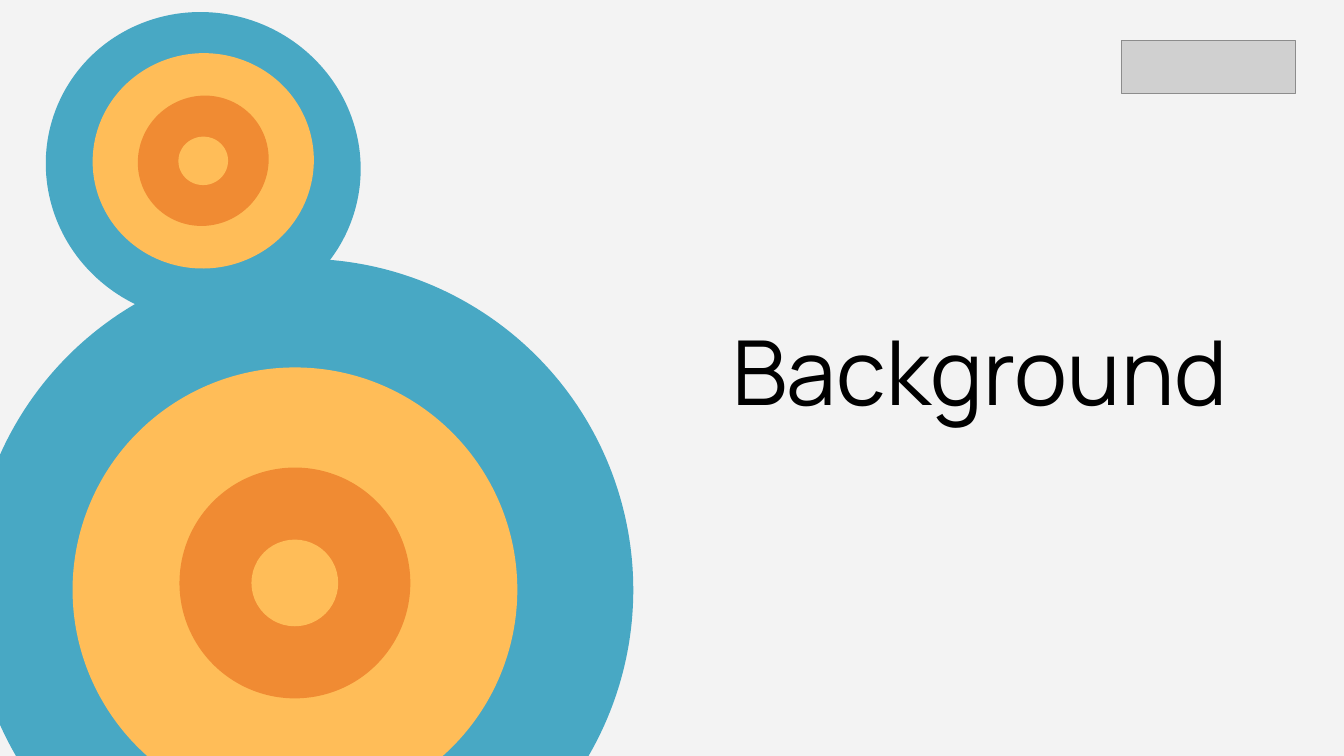
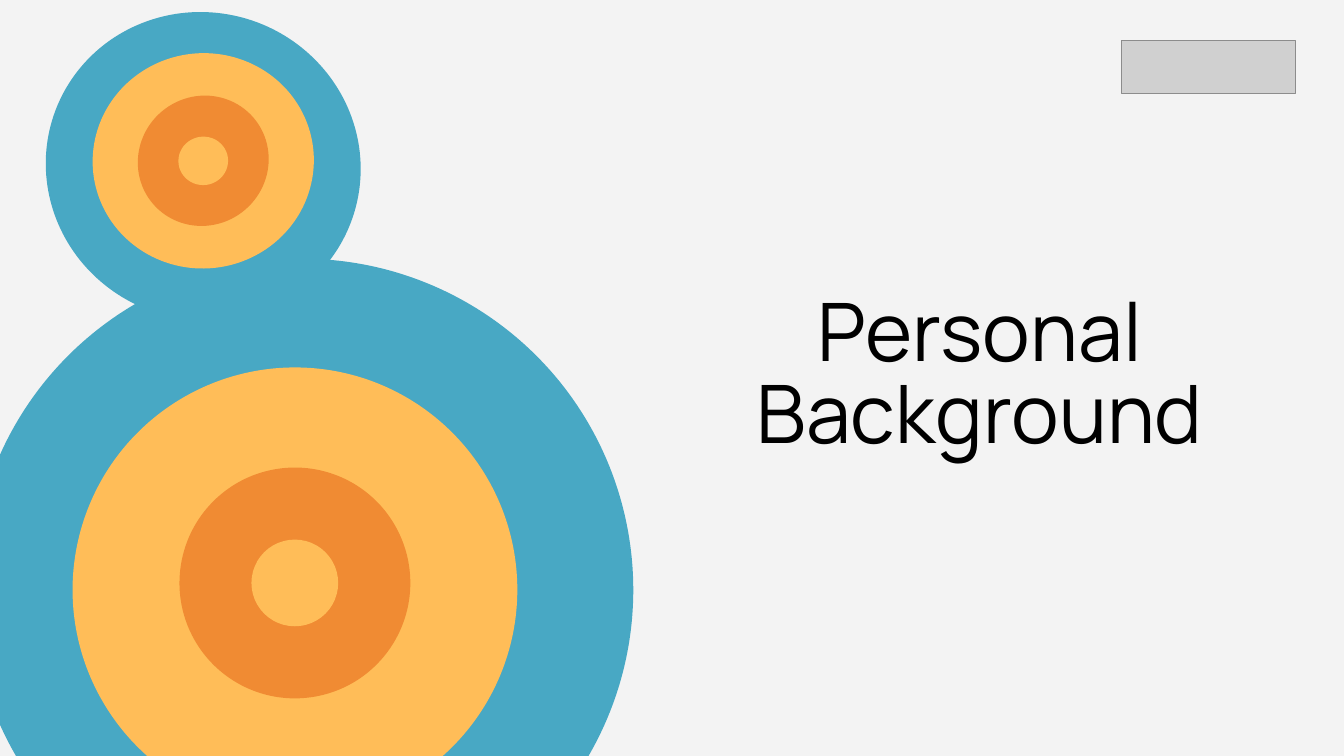
Before and after one commit to Fajrimughni/Final_Project_Fajri, a slide deck: slide 2 of Presentasi Final Project Data Analyst-Fajri Ilham Mughni.pptx. Drawn at 1344x756 pixels with LibreOffice and Linux fonts; fonts in the diff are those of the drawing; grey boxes stand for pictures. Boxes give left, top, right and bottom in pixels: in the first picture for what was removed or moved away, otherwise in the second. Text is boxed around its words. In the diff, an @@ line names an element or a change of style, - is before the commit and + after.

```diff
--- a/Presentasi Final Project Data Analyst-Fajri Ilham Mughni.pptx
+++ b/Presentasi Final Project Data Analyst-Fajri Ilham Mughni.pptx
@@ title at bbox=[757, 301, 1203, 464]: text changed; size 48 to 43.2 pt @@
-Background
+Personal
+Background
```
Also in this commit, not shown: 5 other slides changed, 10 slides added, 5 slides removed, 3 other files.
